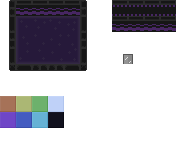
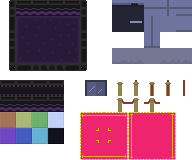
Revision of a layered 192 × 160 image; what changed, layer by layer:
removed layer "Livello 7" over [0, 0, 176, 128]
added layer "Livello 10" above "Livello 9" over [128, 112, 176, 160]
added layer "Livello 9" above "Livello 11" over [80, 112, 128, 160]
added layer "Livello 11" (multiply, 52%) above "Livello 8" over [0, 0, 192, 160]
added layer "Livello 8" above "Livello 3" over [85, 0, 192, 112]
added layer "Livello 3" above "Livello 2" over [0, 112, 64, 144]
added layer "Livello 2" above "Livello 1" over [0, 80, 64, 112]
